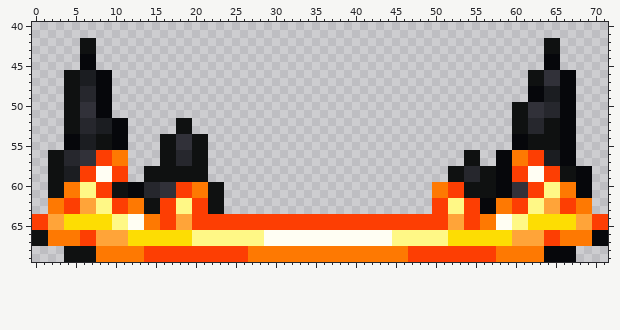
One commit to this sprite sheet: Assets/WorldIcon/IconDrunk.png. The first picture shows the starting point.
The file is 72x70 pixels. Colours within 5 levels of each other are drawn and written as one. Shown: x 0..71, y 40..69.
The result:
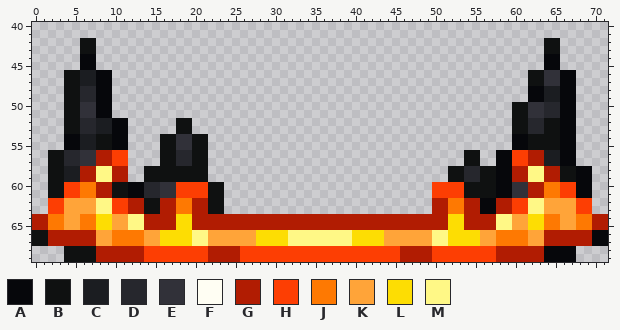
Palette (. is transparent): A #06070b  B #0f1111  C #1b1d21  D #26272d  E #313139  F #fffef3  G #b11c02  H #fd3e03  J #fe7902  K #ffa439  L #fddd03  M #fff886
From old to new:
@@ x 0..71 @@
 55 ....AACCBBAA....BBEEBB......................................AABBBBAA....
-56 ..BBDDEEHHJJ....BBDDBB................................BB..AAJJHHCCAA....
-57 ..BBDDEEHHJJ....BBDDBB................................BB..AAJJHHCCAA....
-58 ..BBCCHHFFHH..BBBBBBBB..............................BBDDBBAAHHFFHHBBAA..
-59 ..BBCCHHFFHH..BBBBBBBB..............................BBDDBBAAHHFFHHBBAA..
-60 ..BBJJMMHHBBAADDEEHHJJBB..........................JJHHBBBBAAEEHHMMJJAA..
-61 ..BBJJMMHHBBAADDEEHHJJBB..........................JJHHBBBBAAEEHHMMJJAA..
-62 ..JJHHKKMMHHJJBBHHMMHHBB..........................HHMMHHAAJJHHMMKKHHJJ..
-63 ..JJHHKKMMHHJJBBHHMMHHBB..........................HHMMHHAAJJHHMMKKHHJJ..
-64 HHKKLLLLLLMMFFJJHHKKHHHHHHHHHHHHHHHHHHHHHHHHHHHHHHHHKKHHJJFFMMLLLLLLKKHH
-65 HHKKLLLLLLMMFFJJHHKKHHHHHHHHHHHHHHHHHHHHHHHHHHHHHHHHKKHHJJFFMMLLLLLLKKHH
-66 BBJJJJHHKKKKLLLLLLLLMMMMMMMMMFFFFFFFFFFFFFFFFMMMMMMMLLLLLLLLKKKKHHJJJJAA
-67 BBJJJJHHKKKKLLLLLLLLMMMMMMMMMFFFFFFFFFFFFFFFFMMMMMMMLLLLLLLLKKKKHHJJJJAA
-68 ....BBBBJJJJJJHHHHHHHHHHHHHJJJJJJJJJJJJJJJJJJJJHHHHHHHHHHHJJJJJJAAAA....
-69 ....BBBBJJJJJJHHHHHHHHHHHHHJJJJJJJJJJJJJJJJJJJJHHHHHHHHHHHJJJJJJAAAA....
+56 ..BBDDEEGGHH....BBDDBB................................BB..AAHHGGCCAA....
+57 ..BBDDEEGGHH....BBDDBB................................BB..AAHHGGCCAA....
+58 ..BBCCGGMMGG..BBBBBBBB..............................BBDDBBAAGGMMGGBBAA..
+59 ..BBCCGGMMGG..BBBBBBBB..............................BBDDBBAAGGMMGGBBAA..
+60 ..BBHHJJGGBBAADDEEHHHHBB..........................HHHHBBBBAAEEGGJJHHAA..
+61 ..BBHHJJGGBBAADDEEHHHHBB..........................HHHHBBBBAAEEGGJJHHAA..
+62 ..HHKKKKMMHHGGBBGGJJGGBB..........................GGJJGGAAGGHHMMKKKKHH..
+63 ..HHKKKKMMHHGGBBGGJJGGBB..........................GGJJGGAAGGHHMMKKKKHH..
+64 GGJJKKJJLLKKMMGGGGLLGGGGGGGGGGGGGGGGGGGGGGGGGGGGGGGGLLGGGGMMKKLLJJKKJJGG
+65 GGJJKKJJLLKKMMGGGGLLGGGGGGGGGGGGGGGGGGGGGGGGGGGGGGGGLLGGGGMMKKLLJJKKJJGG
+66 BBGGGGGGKKJJJJKKLLLLMMKKKKKKLLLLMMMMMMMMLLLLKKKKKKMMLLLLKKJJJJKKGGGGGGAA
+67 BBGGGGGGKKJJJJKKLLLLMMKKKKKKLLLLMMMMMMMMLLLLKKKKKKMMLLLLKKJJJJKKGGGGGGAA
+68 ....BBBBGGGGGGHHHHHHHHGGGGHHHHHHHHHHHHHHHHHHHHGGGGHHHHHHHHGGGGGGAAAA....
+69 ....BBBBGGGGGGHHHHHHHHGGGGHHHHHHHHHHHHHHHHHHHHGGGGHHHHHHHHGGGGGGAAAA....
Changed places in both pictures, as pixel boxes (x1, y1, x2, y2):
changed: (32, 150, 608, 262)
